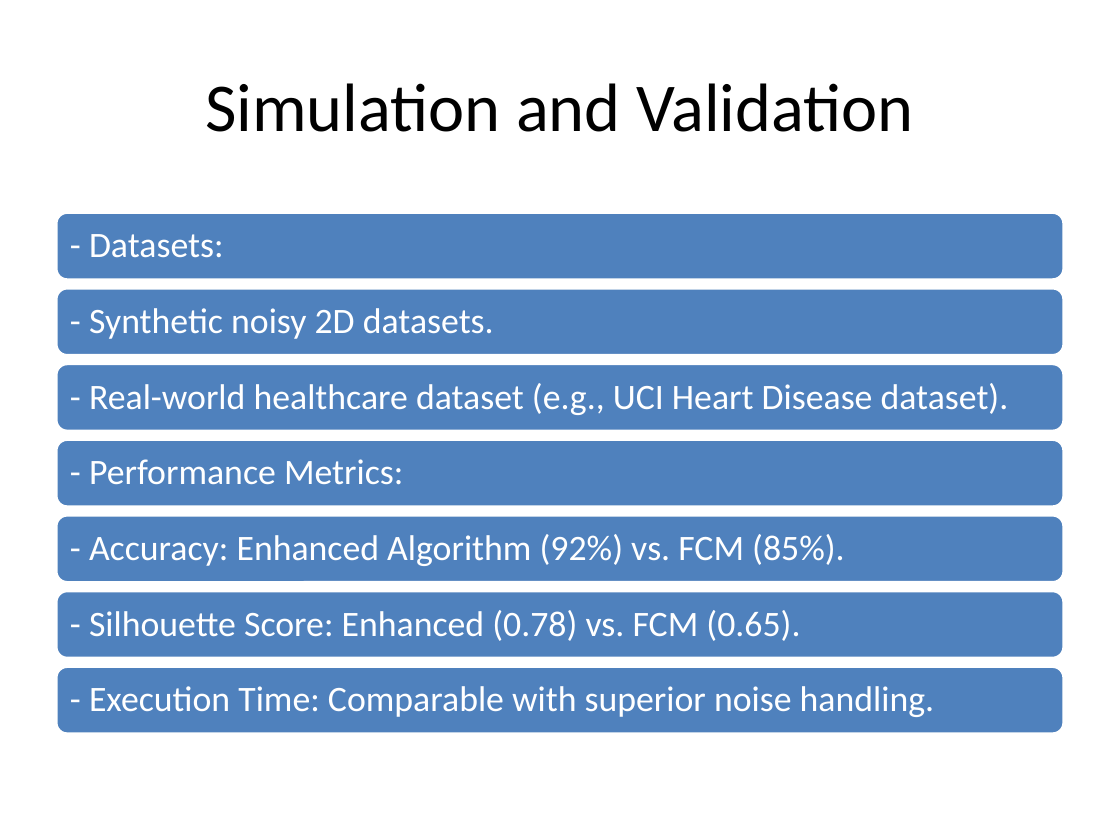
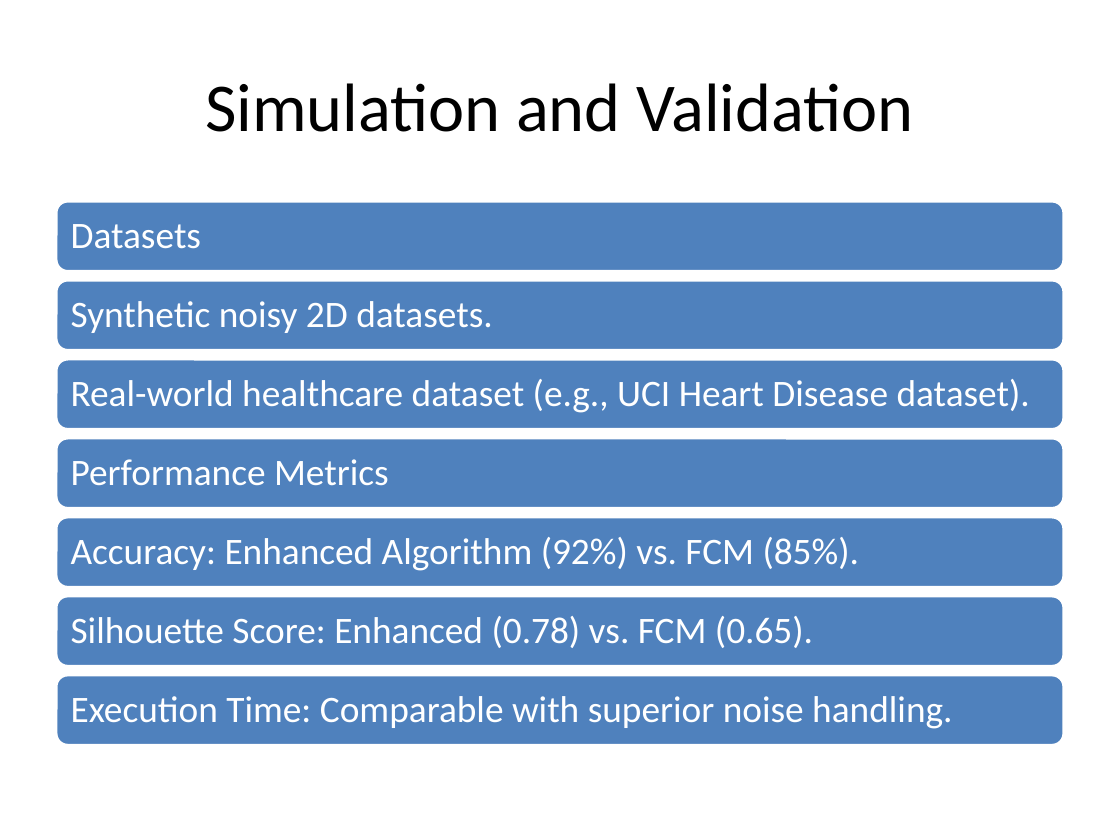
Before and after one commit to m-m4h4d/A03, a slide deck: slide 7 of ML_Assignment03_Mahad_Mansoor_Waqar.pptx. Drawn at 1120x840 pixels with LibreOffice and Linux fonts; fonts in the diff are those of the drawing. Boxes give left, top, right and bottom in pixels: in the first picture for what was removed or moved away, otherwise in the second. Text is boxed around its words. In the diff, an @@ line names an element or a change of style, - is before the commit and + after.

```diff
--- a/ML_Assignment03_Mahad_Mansoor_Waqar.pptx
+++ b/ML_Assignment03_Mahad_Mansoor_Waqar.pptx
@@ rounded rectangle: place and size @@
-rounded rectangle at (56,213,1064,280)
+rounded rectangle at (56,200,1064,271)
@@ text at (71,224,201,249): text changed; size 23 to 24 pt @@
-- Datasets:
+Datasets
@@ rounded rectangle: place and size @@
-rounded rectangle at (56,288,1064,355)
+rounded rectangle at (56,280,1064,351)
@@ text at (71,301,493,333): text changed; size 23 to 24 pt @@
-- Synthetic noisy 2D datasets.
+Synthetic noisy 2D datasets.
@@ rounded rectangle: place and size @@
-rounded rectangle at (56,364,1064,431)
+rounded rectangle at (56,358,1064,429)
@@ text at (71,379,1030,413): text changed; size 23 to 24 pt @@
-- Real-world healthcare dataset (e.g., UCI Heart Disease dataset).
+Real-world healthcare dataset (e.g., UCI Heart Disease dataset).
@@ text at (71,459,389,486): text changed; size 23 to 24 pt @@
-- Performance Metrics:
+Performance Metrics
@@ rounded rectangle: place and size @@
-rounded rectangle at (56,515,1064,582)
+rounded rectangle at (56,517,1064,588)
@@ text at (71,537,859,571): text changed; size 23 to 24 pt @@
-- Accuracy: Enhanced Algorithm (92%) vs. FCM (85%).
+Accuracy: Enhanced Algorithm (92%) vs. FCM (85%).
@@ rounded rectangle: place and size @@
-rounded rectangle at (56,590,1064,657)
+rounded rectangle at (56,596,1064,666)
@@ text at (71,616,813,648): text changed; size 23 to 24 pt @@
-- Silhouette Score: Enhanced (0.78) vs. FCM (0.65).
+Silhouette Score: Enhanced (0.78) vs. FCM (0.65).
@@ rounded rectangle: place and size @@
-rounded rectangle at (56,666,1064,734)
+rounded rectangle at (56,675,1064,746)
@@ text at (71,696,952,729): text changed; size 23 to 24 pt @@
-- Execution Time: Comparable with superior noise handling.
+Execution Time: Comparable with superior noise handling.
```
Also in this commit, not shown: 9 other slides changed.
